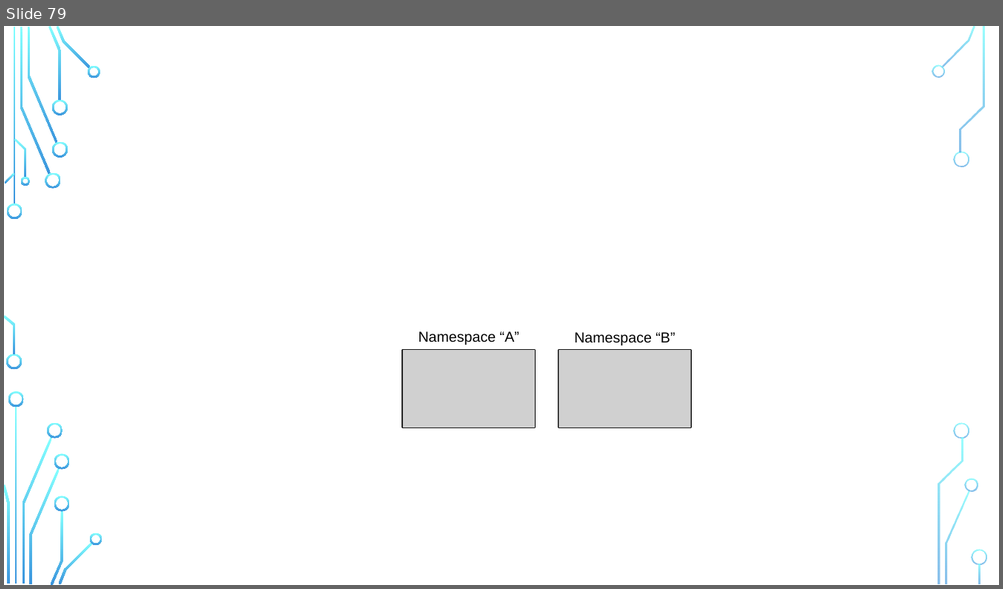
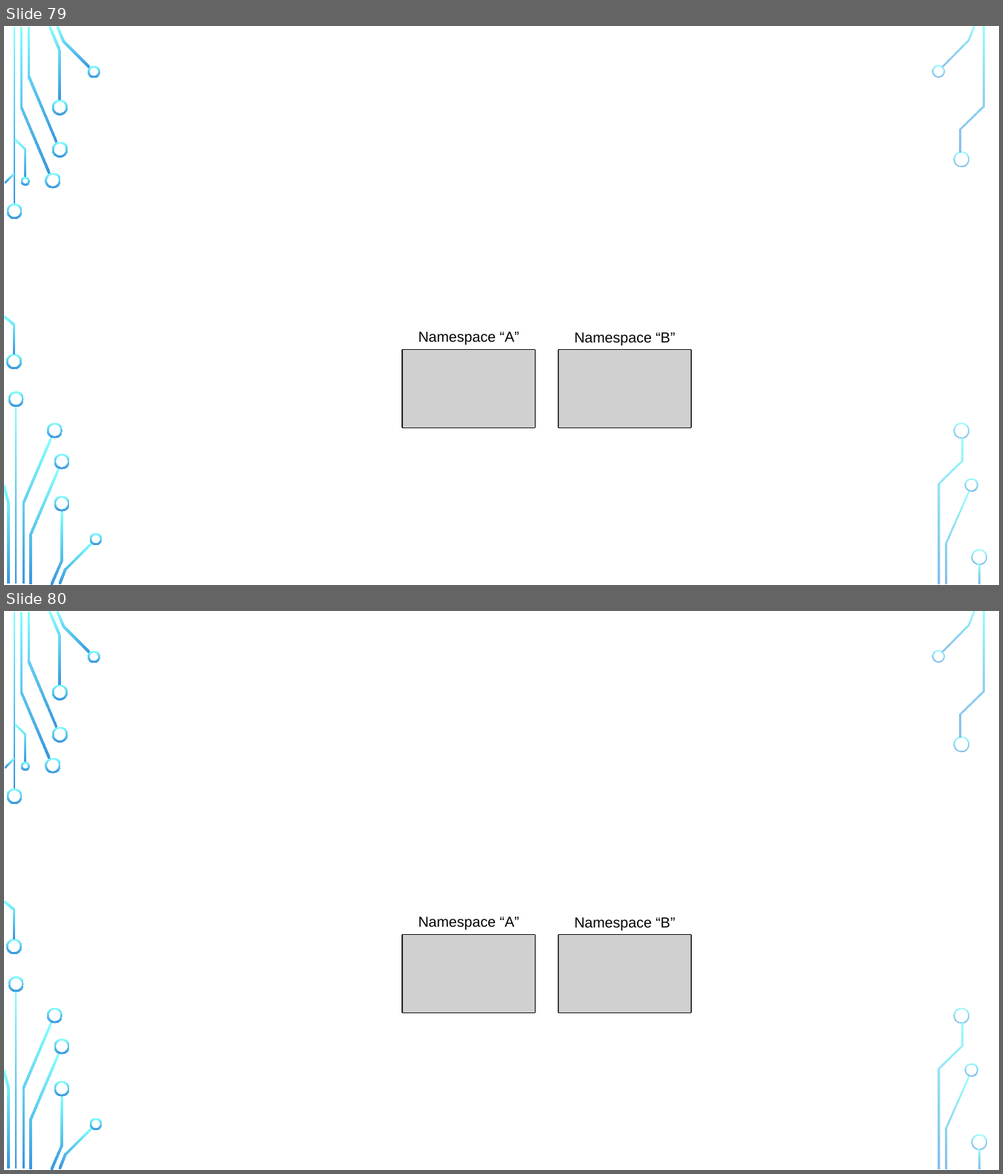
Before and after one commit to zz4fap/python-programming, a slide deck: figures/C126_figures.pptx. Shown one above the other, each under a label of ours: slide 79 before the commit, slides 79 and 80 after it. The pictures are 1003x589 and 1003x1174 pixels, drawn with LibreOffice and Linux fonts; fonts in the diff are those of the drawing; grey boxes stand for pictures; background and template pictures are left out. Boxes give left, top, right and bottom in pixels: in the first picture for what was removed or moved away, otherwise in the second. Text is boxed around its words. In the diff, an @@ line names an element or a change of style, - is before the commit and + after.

```diff
--- a/figures/C126_figures.pptx
+++ b/figures/C126_figures.pptx
@@ slide 80 added at (x1=4, y1=611, x2=999, y2=1170), background picture (left out); not listed: 36 template elements that a slide beside it also shows @@
@@ group added at (x1=402, y1=917, x2=691, y2=1013): 2 rectangles, 2 texts, 2 pictures @@
+Namespace “A”
+Namespace “B”
```
Also in this commit, not shown: 3 other files.
